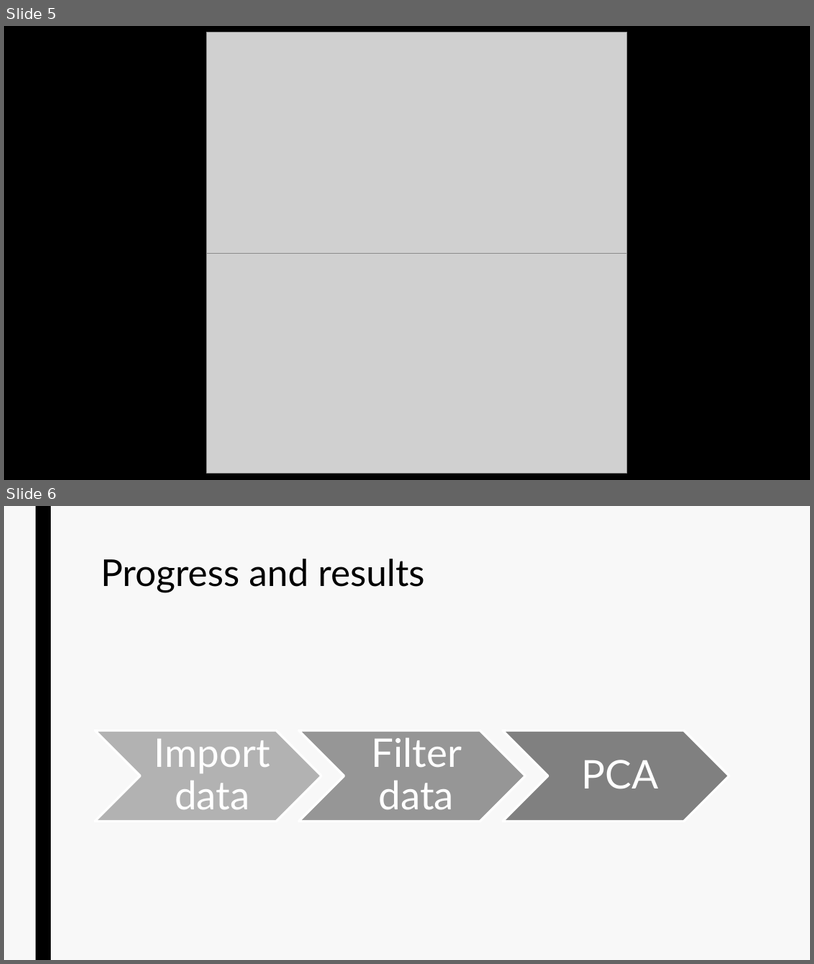
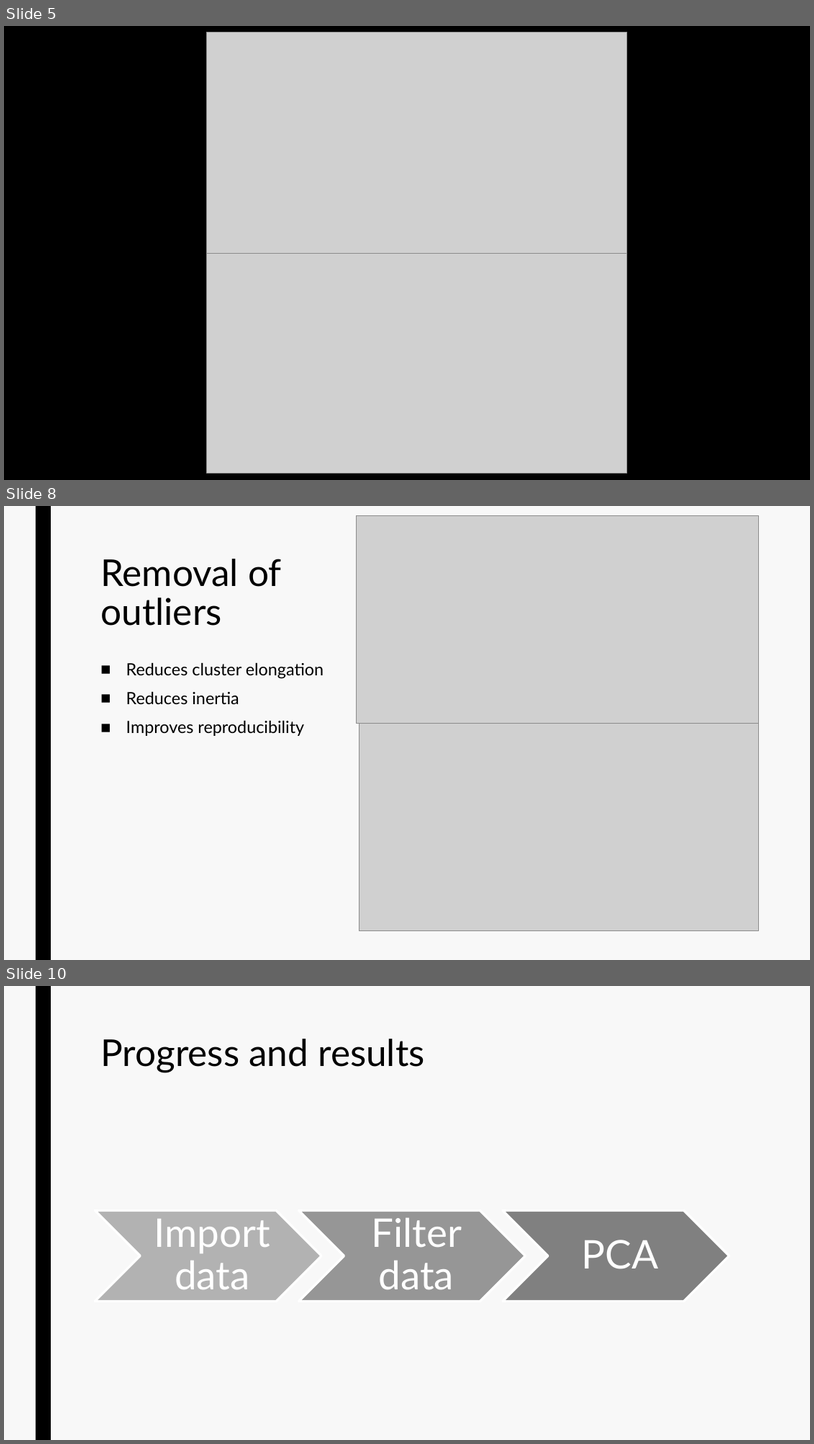
Before and after one commit to datascience-mobi/group-02-project-4-2, a slide deck: Project Proposal.pptx. Shown one above the other, each under a label of ours: slides 5 and 6 before the commit, slides 5, 8 and 10 after it; the slides between them are not shown. The pictures are 814x964 and 814x1444 pixels, drawn with LibreOffice and Linux fonts; fonts in the diff are those of the drawing; grey boxes stand for pictures. Boxes give left, top, right and bottom in pixels: in the first picture for what was removed or moved away, otherwise in the second. Text is boxed around its words. In the diff, an @@ line names an element or a change of style, - is before the commit and + after.

```diff
--- a/Project Proposal.pptx
+++ b/Project Proposal.pptx
@@ slide 8 added at [4, 506, 810, 960], background #F8F8F8; not listed: 1 template element that a slide beside it also shows @@
@@ picture added at [356, 515, 759, 723] @@
@@ title added at [100, 559, 282, 626], 44 pt, text #000000 @@
+Removal of
+outliers
@@ text added at [126, 662, 324, 736], 20 pt, text #000000 @@
+■ Reduces cluster elongation
+■ Reduces inertia
+■ Improves reproducibility
@@ picture added at [359, 723, 759, 931] @@
@@ what was slide 6 is now slide 10 @@
```
Also in this commit, not shown: 3 other slides added.
